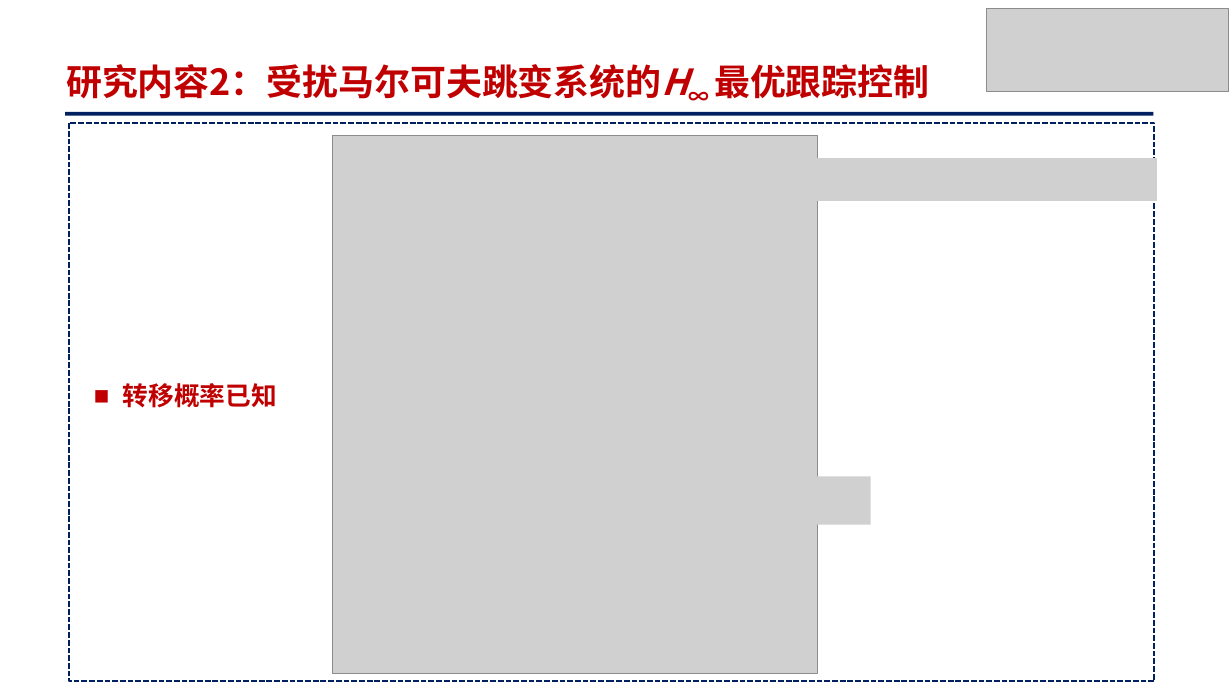
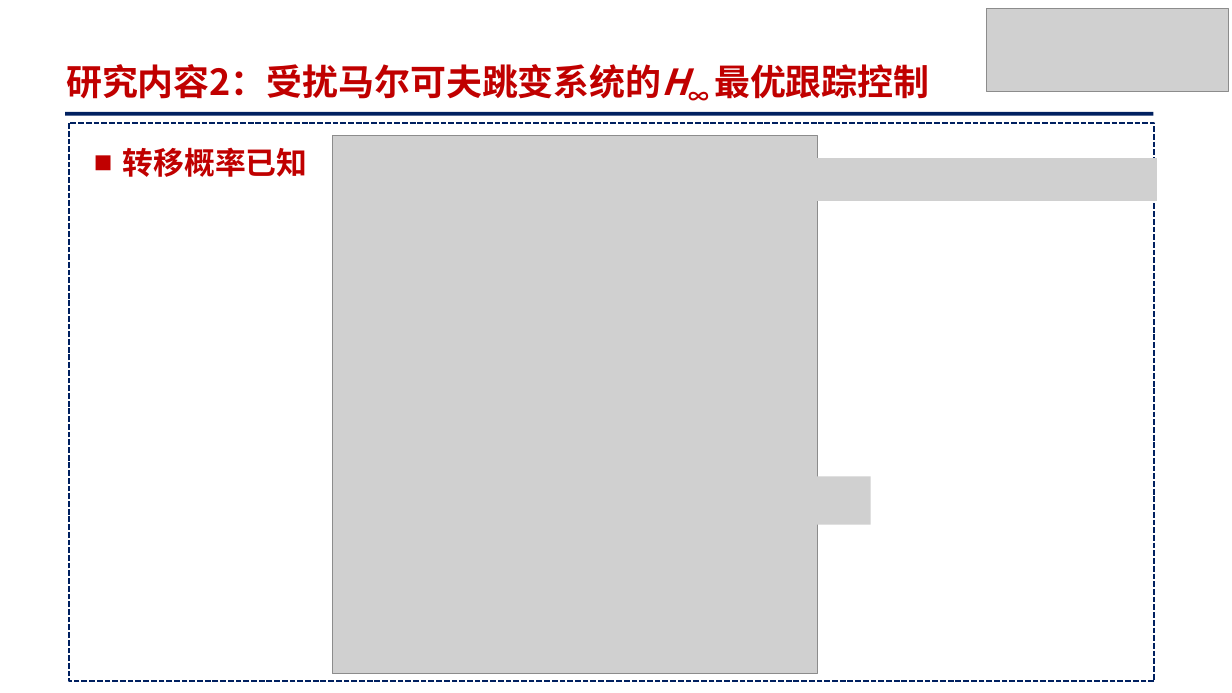
Before and after one commit to yck0609/master-thesis, a slide deck: slide 22 of 文件/学位申请相关表格/PPT/基于策略迭代的马尔可夫跳变系统最优跟踪控制_姚才康.pptx. Drawn at 1232x693 pixels with LibreOffice and Linux fonts; fonts in the diff are those of the drawing; grey boxes stand for pictures. Boxes give left, top, right and bottom in pixels: in the first picture for what was removed or moved away, otherwise in the second. Text is boxed around its words. In the diff, an @@ line names an element or a change of style, - is before the commit and + after.

```diff
--- a/文件/学位申请相关表格/PPT/基于策略迭代的马尔可夫跳变系统最优跟踪控制_姚才康.pptx
+++ b/文件/学位申请相关表格/PPT/基于策略迭代的马尔可夫跳变系统最优跟踪控制_姚才康.pptx
@@ text "转移概率已知" moved from (x1=123, y1=383, x2=277, y2=408) to (x1=123, y1=147, x2=308, y2=177) @@
@@ text "转移概率已知" at (x1=123, y1=147, x2=308, y2=177): size 20 to 24 pt @@
```
Also in this commit, not shown: 11 other slides changed, 35 other files.
